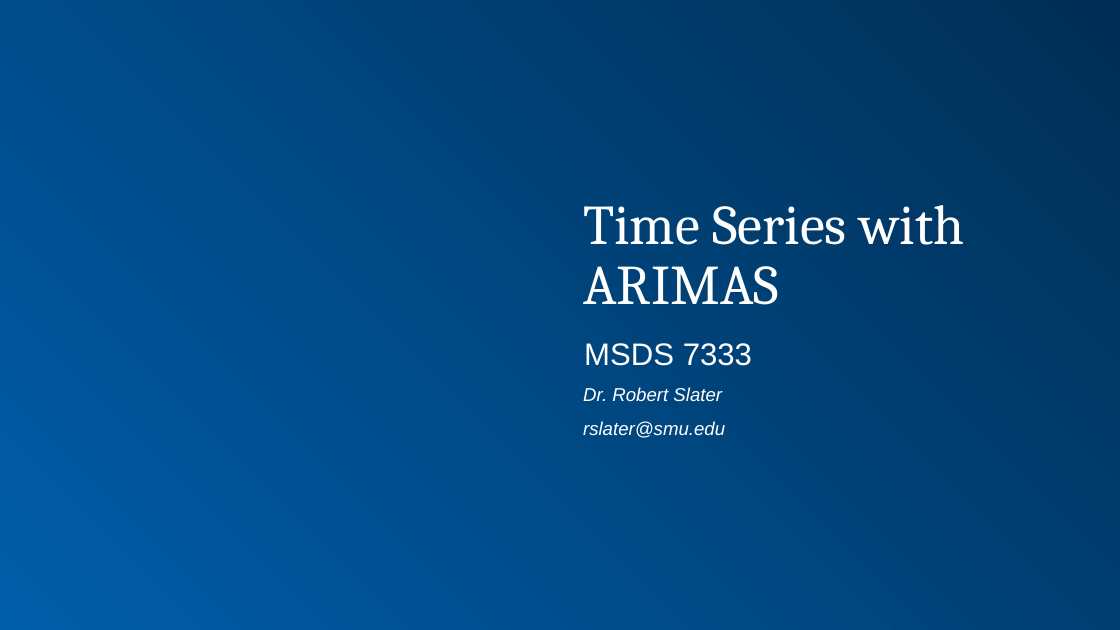
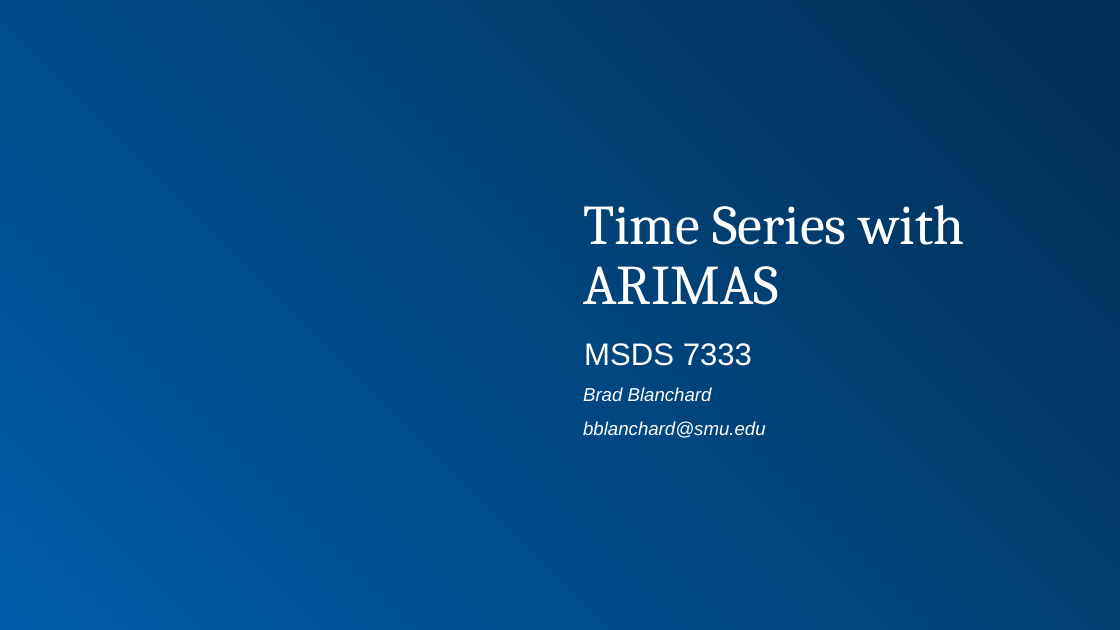
Before and after one commit to bdelahoussaye/Quantifying_case8, a slide deck: slide 1 of Week 4-2018.pptx. Drawn at 1120x630 pixels with LibreOffice and Linux fonts; fonts in the diff are those of the drawing; background and template pictures are left out. Boxes give left, top, right and bottom in pixels: in the first picture for what was removed or moved away, otherwise in the second. Text is boxed around its words. In the diff, an @@ line names an element or a change of style, - is before the commit and + after.

```diff
--- a/Week 4-2018.pptx
+++ b/Week 4-2018.pptx
@@ text at (583, 387, 766, 438): text changed @@
-Dr. Robert Slater
-rslater@smu.edu
+Brad Blanchard
+bblanchard@smu.edu
```
Also in this commit, not shown: 9 other slides changed, 1 other file.
